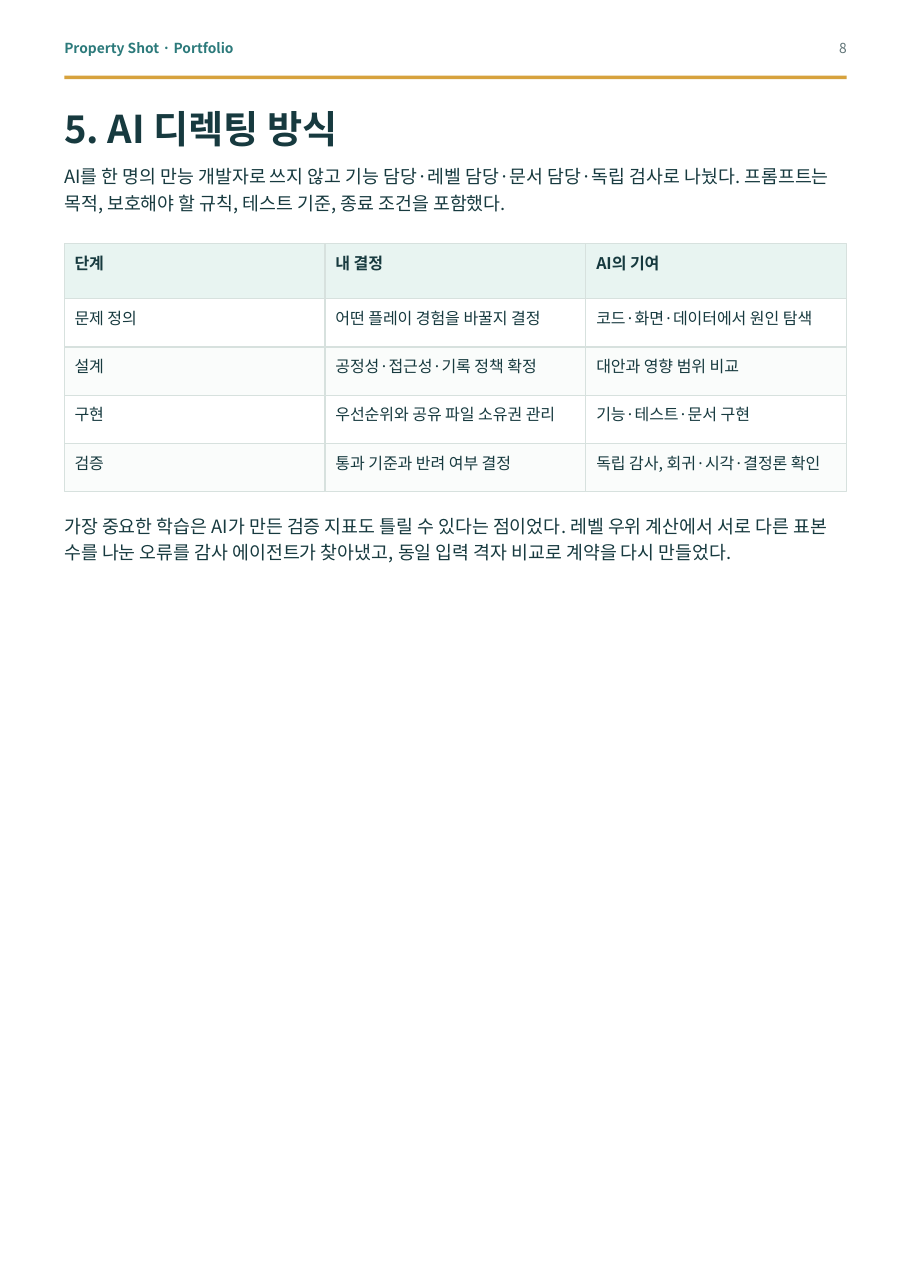
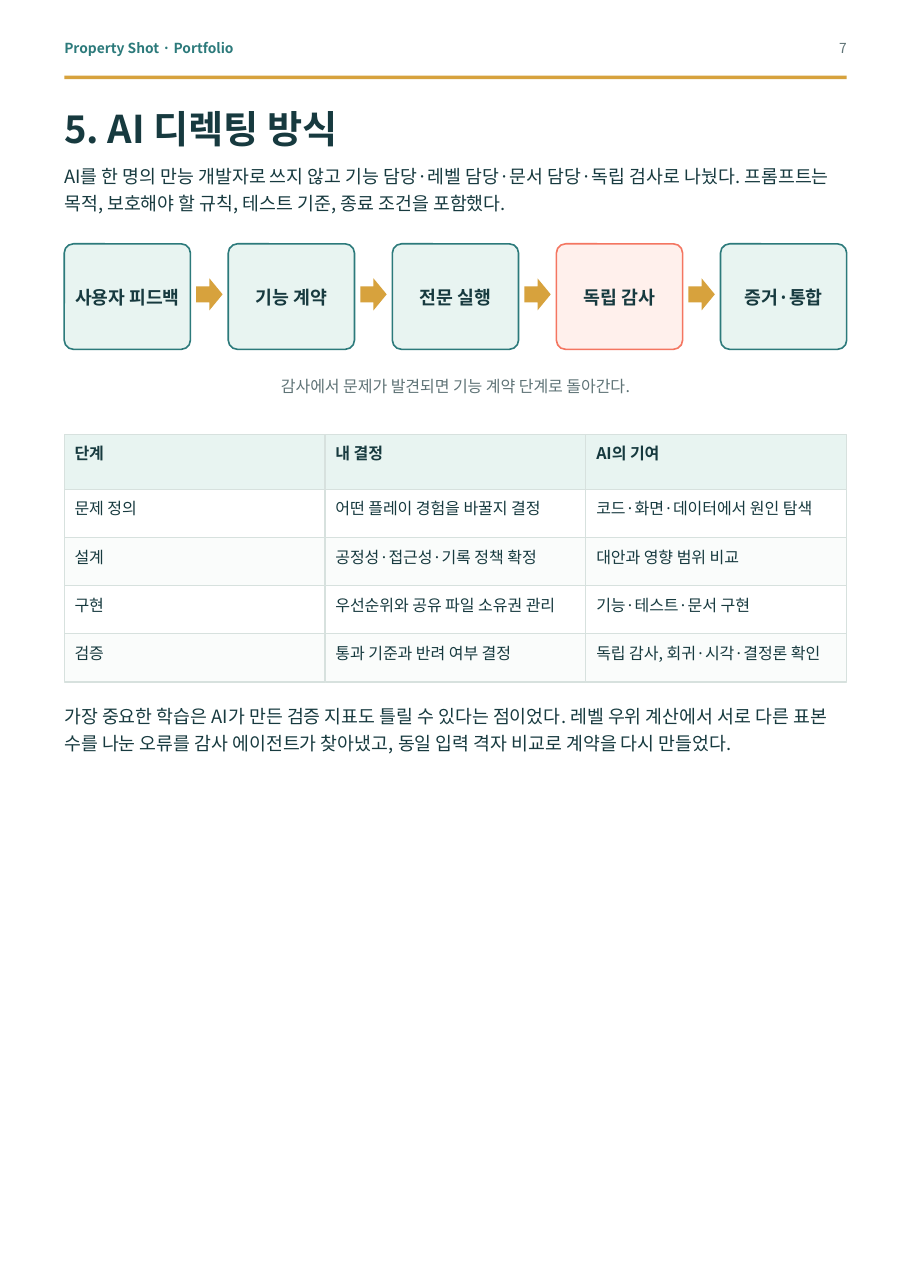
Before and after one commit to good5229/Property_shot, a slide deck: slide 7 of report/dist/property_shot_portfolio.pptx (slide 8 before the commit). Drawn at 911x1288 pixels with LibreOffice and Linux fonts; fonts in the diff are those of the drawing. Boxes give left, top, right and bottom in pixels: in the first picture for what was removed or moved away, otherwise in the second. Text is boxed around its words. In the diff, an @@ line names an element or a change of style, - is before the commit and + after.

```diff
--- a/report/dist/property_shot_portfolio.pptx
+++ b/report/dist/property_shot_portfolio.pptx
@@ text at [839, 43, 847, 53]: text changed @@
-8
+7
@@ rounded rectangle added at [64, 243, 191, 349], fill #E8F4F1, outline #2C7A7B 1.05 pt @@
@@ rounded rectangle added at [228, 243, 355, 349], fill #E8F4F1, outline #2C7A7B 1.05 pt @@
@@ rounded rectangle added at [392, 243, 519, 349], fill #E8F4F1, outline #2C7A7B 1.05 pt @@
@@ rounded rectangle added at [556, 243, 683, 349], fill #FFF0EC, outline #F47661 1.05 pt @@
@@ rounded rectangle added at [720, 243, 847, 349], fill #E8F4F1, outline #2C7A7B 1.05 pt @@
@@ text added at [75, 288, 179, 306], 11.9 pt, text #173A3F, bold @@
+사용자 피드백
@@ right arrow added at [196, 279, 223, 311], fill #D7A23D @@
@@ text added at [256, 288, 327, 306], 12 pt, text #173A3F, bold @@
+기능 계약
@@ right arrow added at [360, 279, 387, 311], fill #D7A23D @@
@@ text added at [420, 288, 492, 306], 12 pt, text #173A3F, bold @@
+전문 실행
@@ right arrow added at [524, 279, 551, 311], fill #D7A23D @@
@@ text added at [584, 288, 656, 306], 12 pt, text #173A3F, bold @@
+독립 감사
@@ right arrow added at [688, 279, 715, 311], fill #D7A23D @@
@@ text added at [744, 288, 822, 306], 12 pt, text #173A3F, bold @@
+증거·통합
@@ text added at [281, 378, 630, 394], 10.5 pt, text #607477 @@
+감사에서 문제가 발견되면 기능 계약 단계로 돌아간다.
@@ 16 texts, 3 rectangles: place and size @@
-16 texts, 3 rectangles at [64, 243, 847, 563]
+16 texts, 3 rectangles at [64, 434, 847, 754]
@@ 6 rectangles: place and size @@
-6 rectangles at [64, 395, 847, 492]
+6 rectangles at [64, 489, 847, 586]
@@ 3 rectangles: place and size @@
-3 rectangles at [64, 299, 847, 347]
+3 rectangles at [64, 586, 847, 635]
@@ 3 rectangles: place and size @@
-3 rectangles at [64, 347, 847, 395]
+3 rectangles at [64, 635, 847, 683]
```
Also in this commit, not shown: 9 other slides changed, 2 slides removed, 12 other files.
